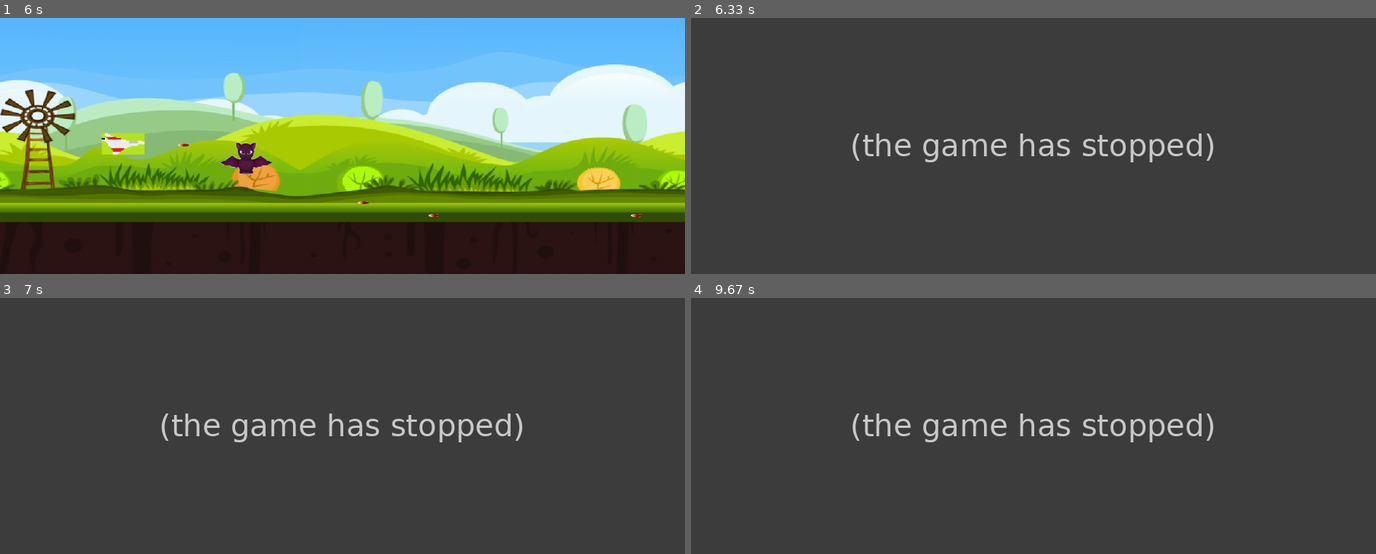
Above: before the commit, frames 1-4 (two rows, left to right).
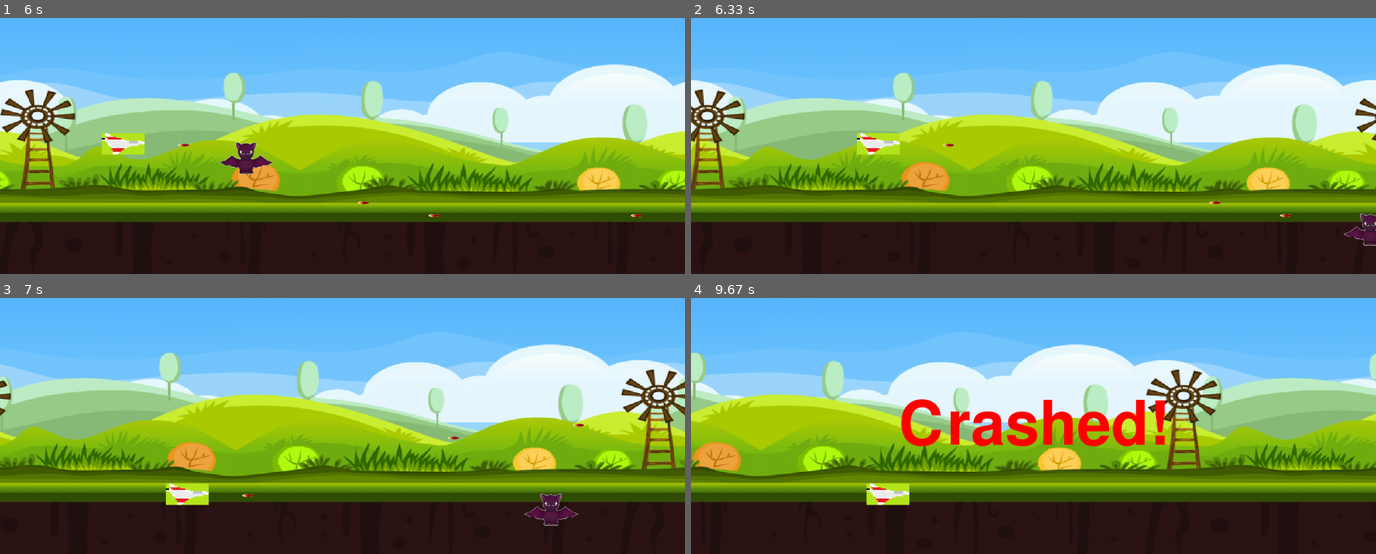
Above: after the commit, the same moments.

Repository: DJmong/Pygame
Game: pygame game, started from main.py
Same seed, same stepped clock (60 frames per second), same inputs: the game is played once before the commit and once after it.
Inputs:
- Up to frame 1 (6 s): tap Ctrl at 0.33, 0.73, 1.03, 1.23, 1.53, 1.9, 2.3, 2.6, 2.8, 3.1, 3.3, 3.63, 3.93, 4.13, 4.43, 4.7, 5.03, 5.33, 5.47, 5.87 s; hold Up 0.67-1.13 s; hold Right 1.17-1.8 s; hold Down 1.83-2.2 s; hold Left 2.23-2.7 s; hold Right 2.73-3.2 s; hold Up 3.23-3.53 s; hold Right 3.57-4.03 s; hold Left 4.07-4.6 s; hold Down 4.63-4.93 s; hold Left 4.97-5.37 s; hold Up 5.4-5.77 s; hold Right from 5.8 s (still down)
- Up to frame 2 (6.33 s): keep holding Right; tap Ctrl at 6.17 s
- Up to frame 3 (7 s): release Right at 6.43 s; hold Down 6.47-6.83 s; tap Ctrl at 6.53, 6.93 s; hold Left from 6.87 s (still down)
- Up to frame 4 (9.67 s): tap Ctrl at 7.23, 7.43, 7.73, 7.93, 8.27, 8.57, 8.77, 9.07, 9.33 s; release Left at 7.33 s; hold Right 7.37-7.83 s; hold Up 7.87-8.17 s; hold Right 8.2-8.67 s; hold Left 8.7-9.23 s; hold Down 9.27-9.57 s

Frame 1 is identical in both runs. In frame 2, 100% of the frame differs, in the area x 0-100%, y 0-100%; in frame 3, 100%; in frame 4, 100%.
Error before the commit: ValueError: list.remove(x): x not in list (main.py line 185); the game stopped at 6.15 s (later frames are placeholders)

Commit message:
debug Error case > bullet remove twice case

Diff:
--- a/main.py
+++ b/main.py
@@ -175,6 +175,7 @@
                 if isShotBat == True:
                     bat.take_dmg(1)
                     bullet_list.remove(bullet)
+                    continue
 
                 if bat.is_dead():
                     batDeath = True
@@ -183,6 +184,7 @@
 
                 if b_y > res.height or b_y < 0 or b_x > res.width or b_x < 0:
                     bullet_list.remove(bullet)
+                    continue
 
 
         #crash check
--- a/source/enemy.py
+++ b/source/enemy.py
@@ -13,4 +13,4 @@
         self.setAccel(-6, 0)
 
     def __del__(self):
-        pass
+        super().__del__()
